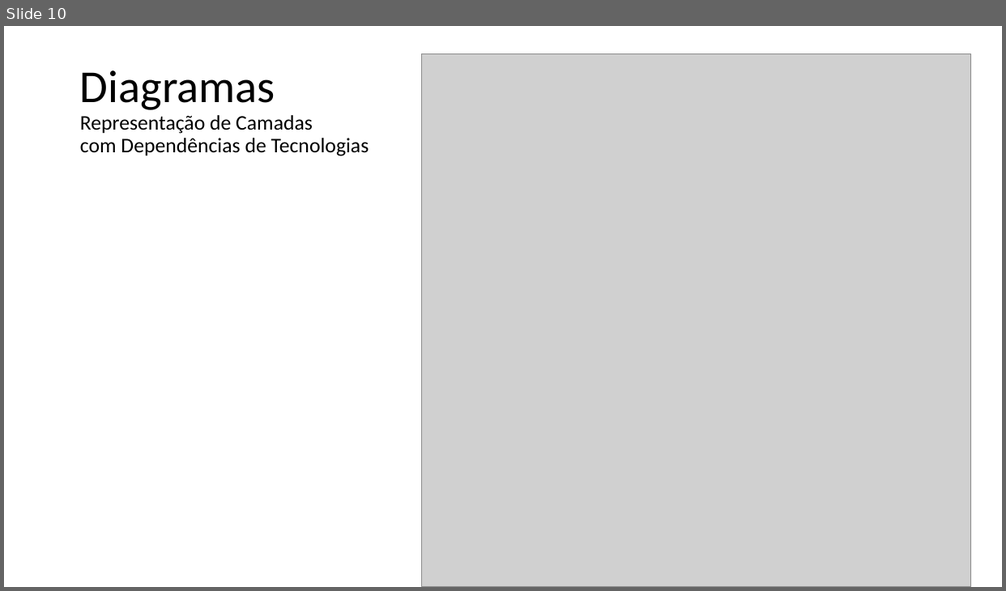
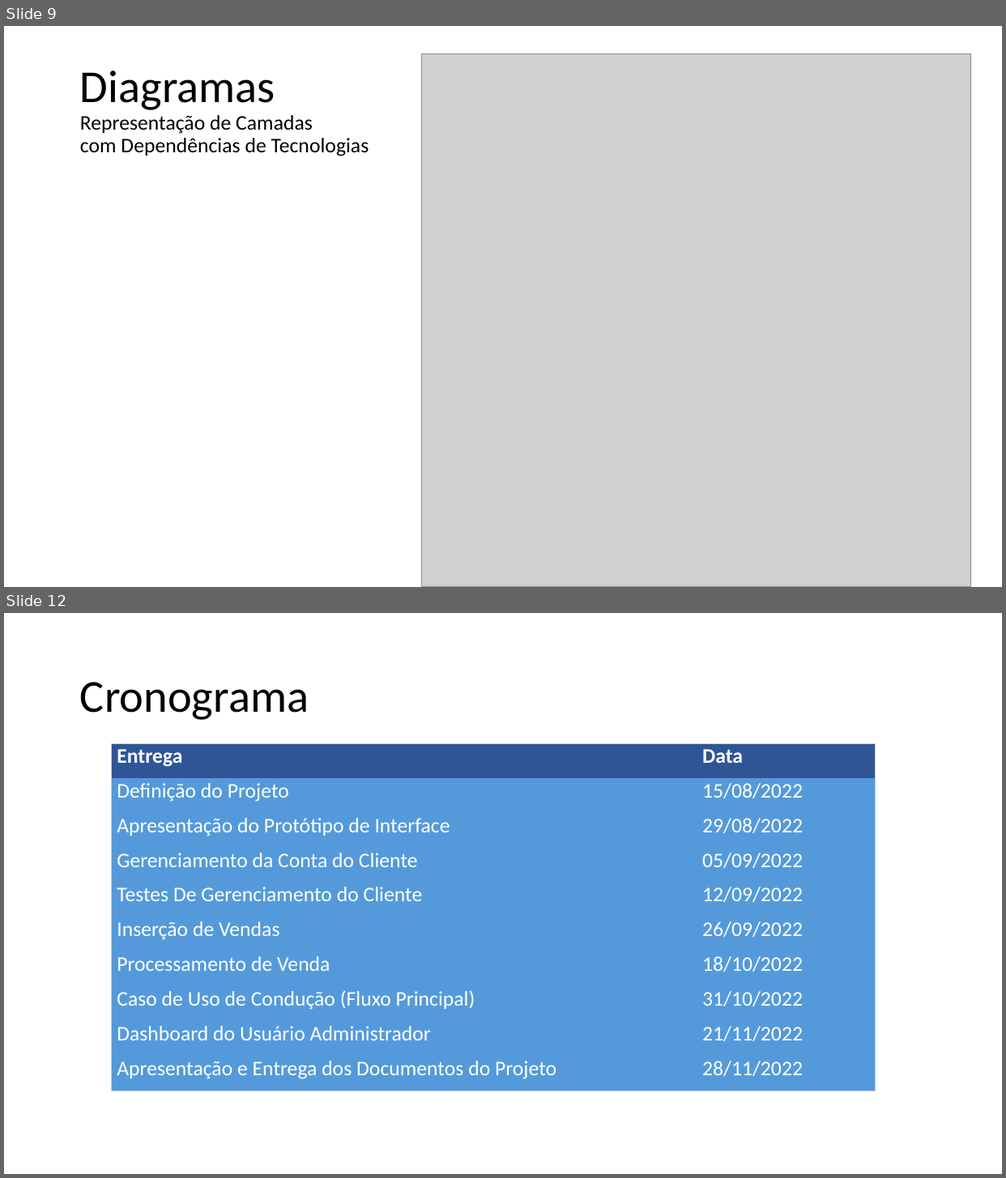
Before and after one commit to Leolardo123/LESII-EJOGOS_Cliente, a slide deck: SHOPB.pptx. Shown one above the other, each under a label of ours: slide 10 before the commit, slides 9 and 12 after it; the slides between them are not shown. The pictures are 1006x591 and 1006x1178 pixels, drawn with LibreOffice and Linux fonts; fonts in the diff are those of the drawing; grey boxes stand for pictures. Boxes give left, top, right and bottom in pixels: in the first picture for what was removed or moved away, otherwise in the second. Text is boxed around its words. In the diff, an @@ line names an element or a change of style, - is before the commit and + after.

```diff
--- a/SHOPB.pptx
+++ b/SHOPB.pptx
@@ slide 12 added at bbox=[4, 613, 1002, 1174], background #FFFFFF @@
@@ title added at bbox=[80, 682, 309, 720], 44 pt, text #000000 @@
+Cronograma
@@ table added at bbox=[111, 743, 876, 1092], 10 rows, 2 columns @@
+Entrega | Data
+Definição do Projeto | 15/08/2022
+Apresentação do Protótipo de Interface | 29/08/2022
+Gerenciamento da Conta do Cliente | 05/09/2022
+Testes De Gerenciamento do Cliente | 12/09/2022
+Inserção de Vendas | 26/09/2022
+Processamento de Venda | 18/10/2022
+Caso de Uso de Condução (Fluxo Principal) | 31/10/2022
+Dashboard do Usuário Administrador | 21/11/2022
+Apresentação e Entrega dos Documentos do Projeto | 28/11/2022
@@ what was slide 10 is now slide 9 @@
```
Also in this commit, not shown: 2 other slides added, 1 slide removed.
